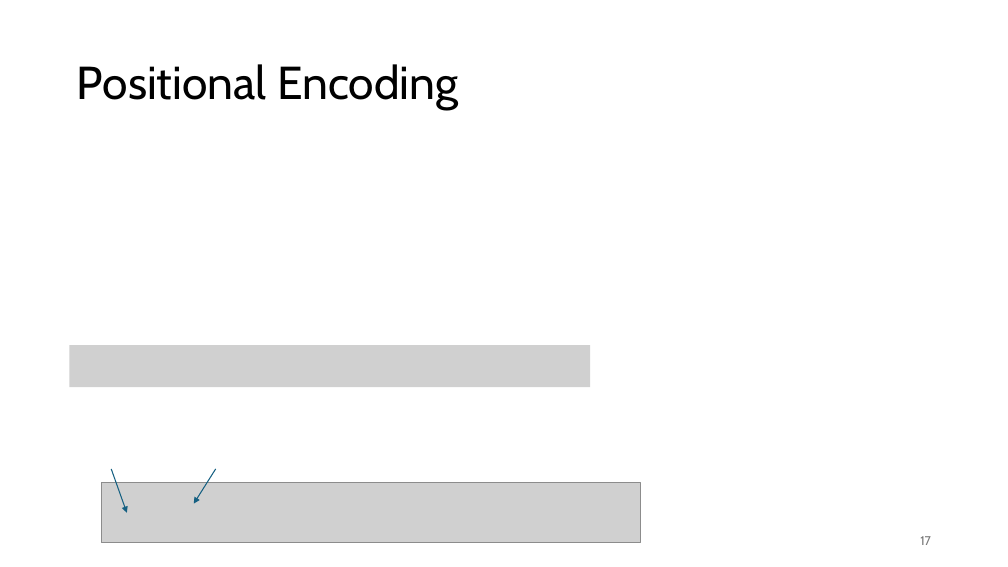
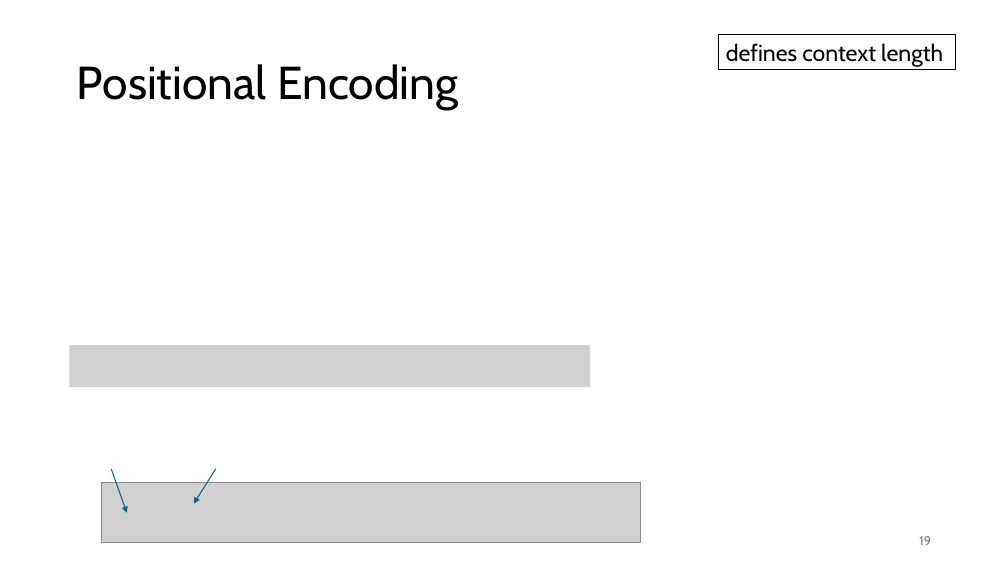
Before and after one commit to FelixWick/language_models, a slide deck: slide 19 of slides/2_transformer.pptx (slide 17 before the commit). Drawn at 1008x567 pixels with LibreOffice and Linux fonts; fonts in the diff are those of the drawing; grey boxes stand for pictures. Boxes give left, top, right and bottom in pixels: in the first picture for what was removed or moved away, otherwise in the second. Text is boxed around its words. In the diff, an @@ line names an element or a change of style, - is before the commit and + after.

```diff
--- a/slides/2_transformer.pptx
+++ b/slides/2_transformer.pptx
@@ rectangle added at box(718, 34, 956, 70), outline #000000 0.75 pt, 22 pt, text #000000 @@
+defines context length
@@ page number at box(919, 536, 931, 545): text changed @@
-17
+19
```
Also in this commit, not shown: 10 other slides changed, 12 slides added, 2 slides removed, 4 other files.
